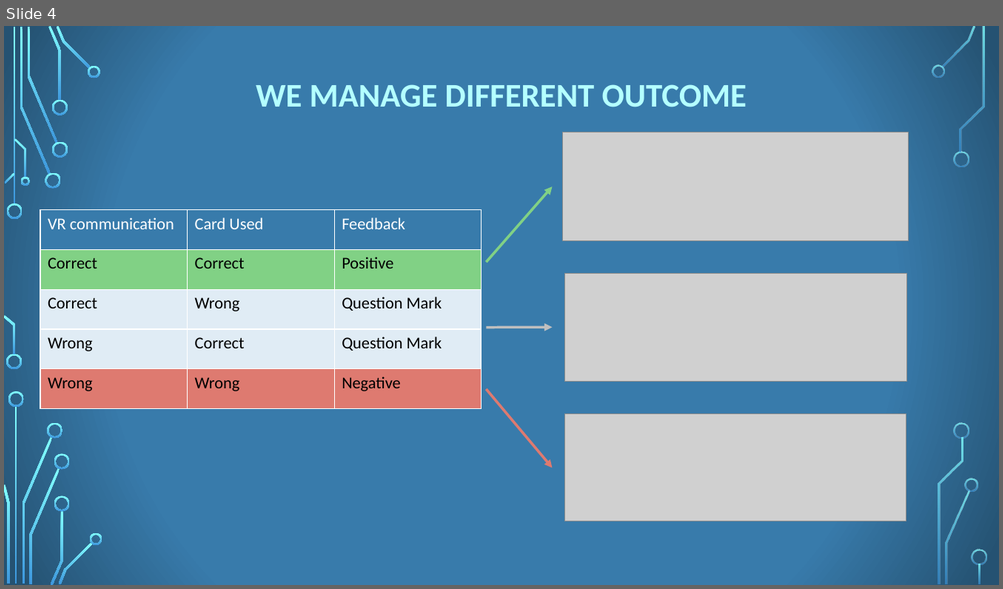
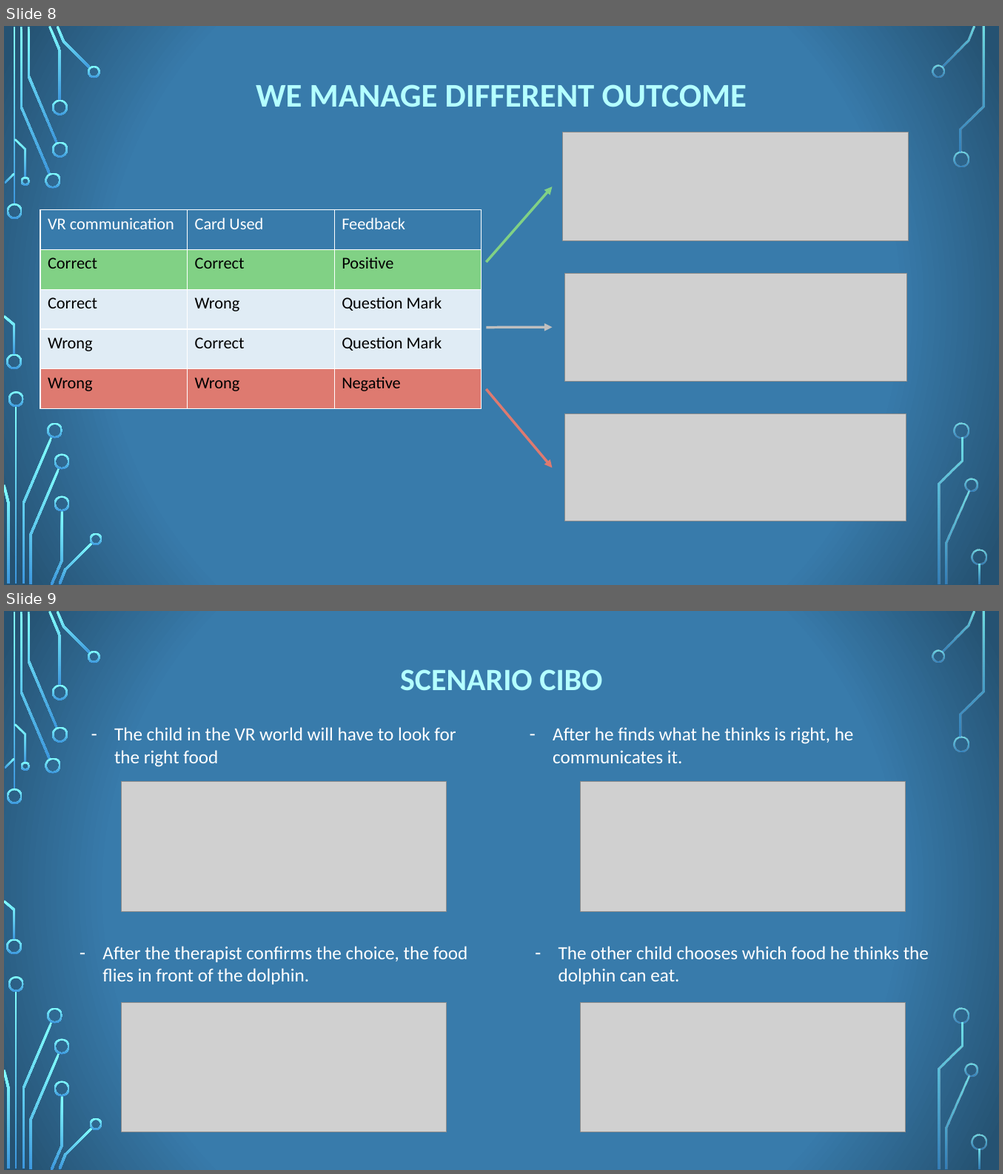
Before and after one commit to Ciuse/TamaDolphin, a slide deck: 13_TANGIBLEVR_2018_19_PITCH.pptx. Shown one above the other, each under a label of ours: slide 4 before the commit, slides 8 and 9 after it. The pictures are 1003x589 and 1003x1174 pixels, drawn with LibreOffice and Linux fonts; fonts in the diff are those of the drawing; grey boxes stand for pictures; background and template pictures are left out. Boxes give left, top, right and bottom in pixels: in the first picture for what was removed or moved away, otherwise in the second. Text is boxed around its words. In the diff, an @@ line names an element or a change of style, - is before the commit and + after.

```diff
--- a/13_TANGIBLEVR_2018_19_PITCH.pptx
+++ b/13_TANGIBLEVR_2018_19_PITCH.pptx
@@ slide 9 added at bbox=[4, 611, 999, 1170], background picture (left out); not listed: 36 template elements that a slide beside it also shows @@
@@ text added at bbox=[400, 669, 602, 690], 30 pt, text #B4FFFF, bold @@
+SCENARIO CIBO
@@ text added at bbox=[114, 727, 455, 767], 18 pt, text #FFFFFF @@
+– The child in the VR world will have to look for the right food
@@ text added at bbox=[552, 727, 854, 763], 18 pt, text #FFFFFF @@
+– After he finds what he thinks is right, he communicates it.
@@ picture added at bbox=[122, 782, 447, 911] @@
@@ picture added at bbox=[580, 782, 905, 911] @@
@@ text added at bbox=[102, 946, 468, 985], 18 pt, text #FFFFFF @@
+– After the therapist confirms the choice, the food flies in front of the dolphin.
@@ text added at bbox=[558, 946, 928, 985], 18 pt, text #FFFFFF @@
+– The other child chooses which food he thinks the dolphin can eat.
@@ picture added at bbox=[121, 1002, 446, 1133] @@
@@ picture added at bbox=[580, 1002, 905, 1133] @@
@@ what was slide 4 is now slide 8 @@
```
Also in this commit, not shown: 2 slides changed, 6 other slides added, 13 other files.
